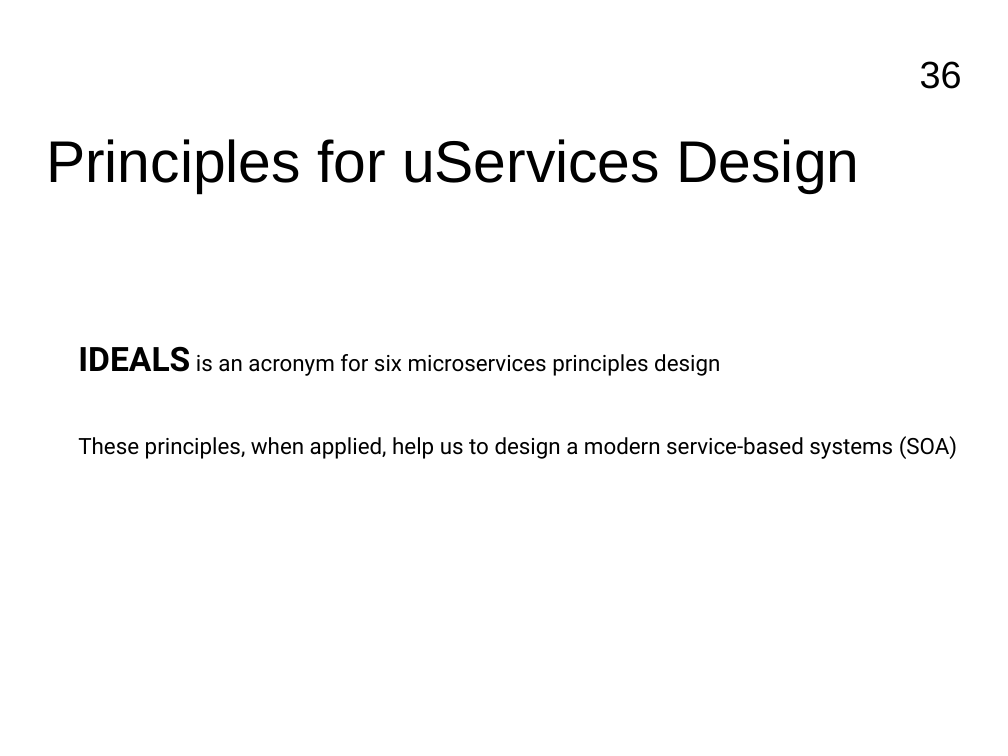
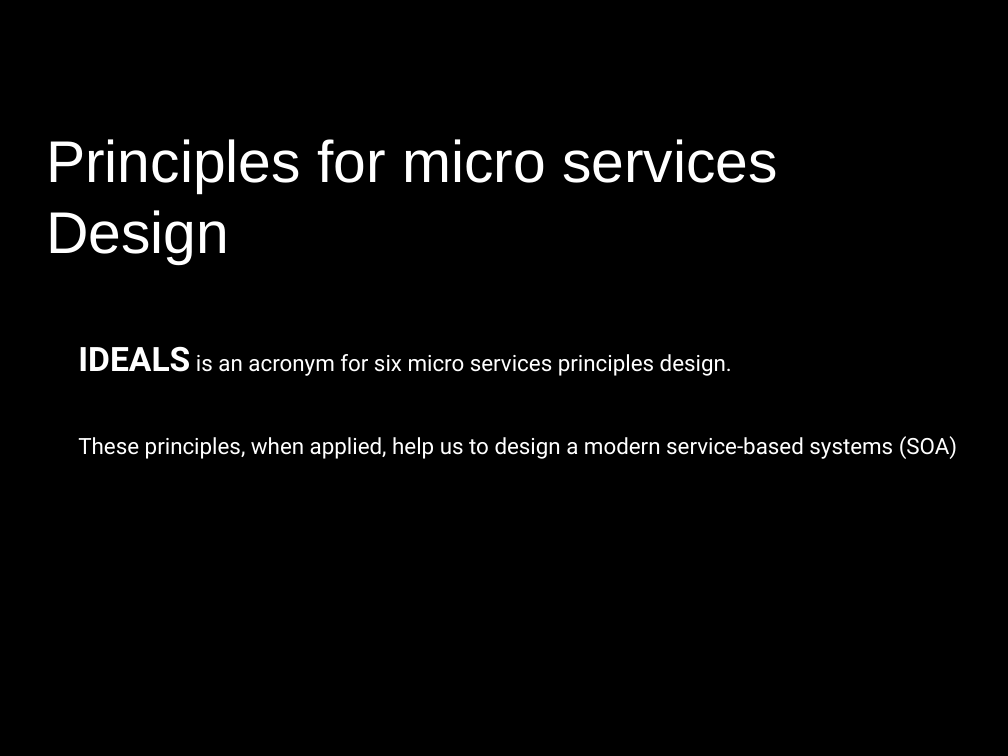
Before and after one commit to FrancoMelandri/SOLID, a slide deck: slide 36 of docs/solid.pptx. Drawn at 1008x756 pixels with LibreOffice and Linux fonts; fonts in the diff are those of the drawing. Boxes give left, top, right and bottom in pixels: in the first picture for what was removed or moved away, otherwise in the second. Text is boxed around its words. In the diff, an @@ line names an element or a change of style, - is before the commit and + after.

```diff
--- a/docs/solid.pptx
+++ b/docs/solid.pptx
@@ background #FFFFFF to #000000 @@
@@ page number removed at bbox=[920, 61, 962, 89] @@
-36
@@ text at bbox=[46, 139, 778, 264]: text changed; text colour #000000 to #FFFFFF @@
-Principles for uServices Design
+Principles for micro services Design
@@ text at bbox=[78, 346, 732, 376]: text changed; text colour #000000 to #FFFFFF @@
-IDEALS is an acronym for six microservices principles design
+IDEALS is an acronym for six micro services principles design.
@@ text at bbox=[78, 436, 957, 459]: text colour #000000 to #FFFFFF in "These principles, when applied, help us to ..." @@
```
Also in this commit, not shown: 52 other slides changed.
